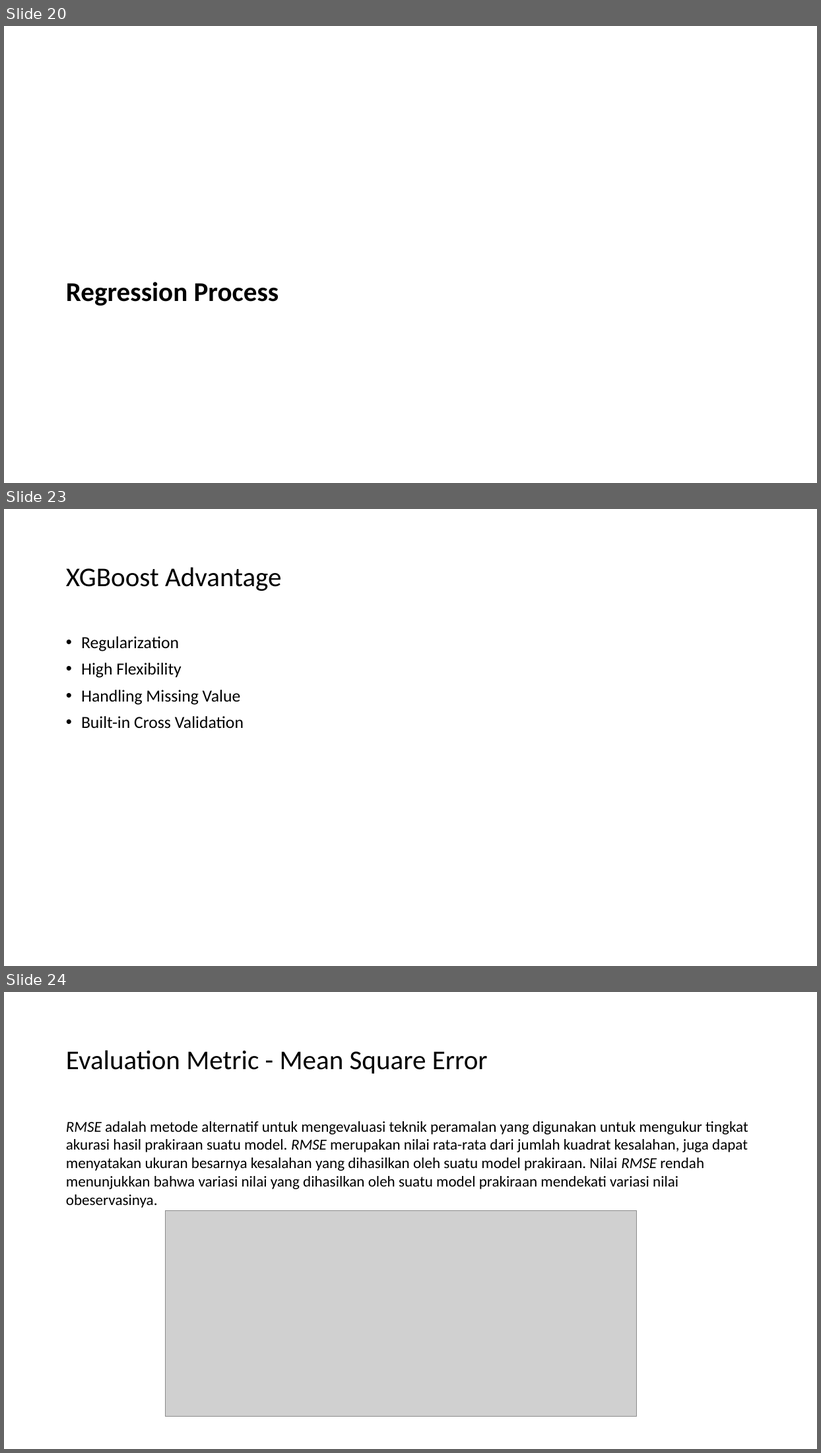
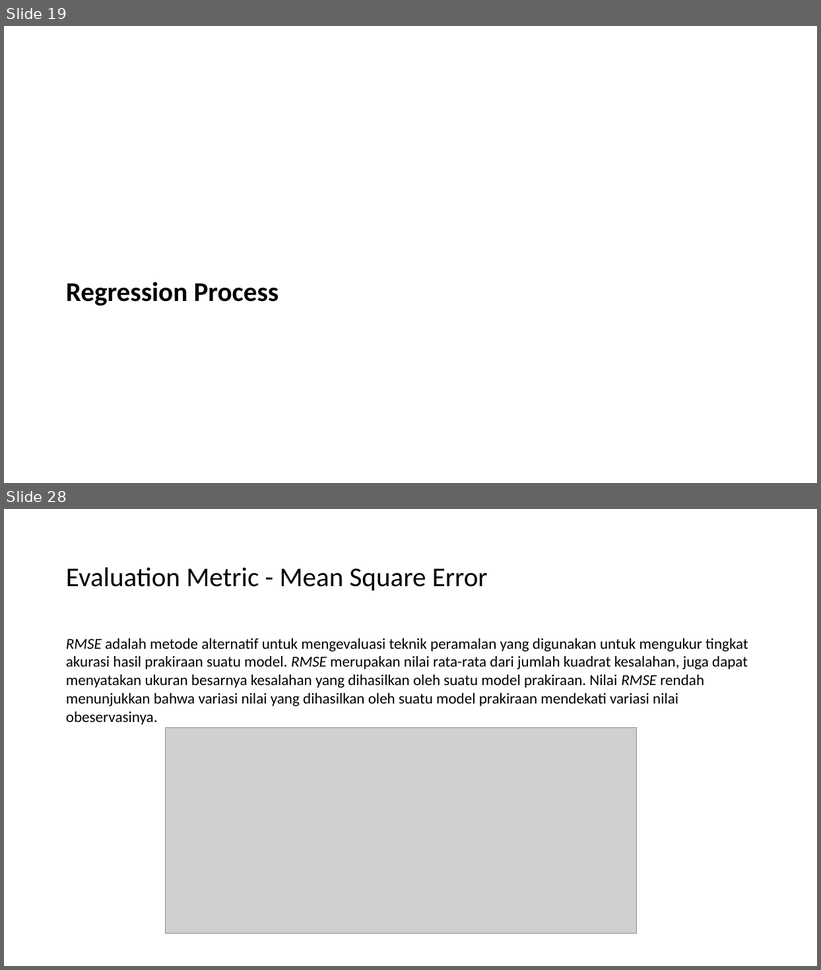
Before and after one commit to adamwdb/bike_demand, a slide deck: Presentation _ Bike _ Demand.pptx. Shown one above the other, each under a label of ours: slides 20, 23 and 24 before the commit, slides 19 and 28 after it; the slides between them are not shown. The pictures are 821x1453 and 821x970 pixels, drawn with LibreOffice and Linux fonts; fonts in the diff are those of the drawing; grey boxes stand for pictures. Boxes give left, top, right and bottom in pixels: in the first picture for what was removed or moved away, otherwise in the second. Text is boxed around its words. In the diff, an @@ line names an element or a change of style, - is before the commit and + after.

```diff
--- a/Presentation _ Bike _ Demand.pptx
+++ b/Presentation _ Bike _ Demand.pptx
@@ slide 23 removed at box(4, 509, 817, 966), background #FFFFFF @@
@@ title removed at box(66, 567, 281, 591) @@
-XGBoost Advantage
@@ text removed at box(81, 636, 244, 729) @@
-• Regularization
-• High Flexibility
-• Handling Missing Value
-• Built-in Cross Validation
@@ what was slide 20 is now slide 19 @@
@@ what was slide 24 is now slide 28 @@
```
Also in this commit, not shown: 8 slides added, 3 other slides removed, 2 other files.
